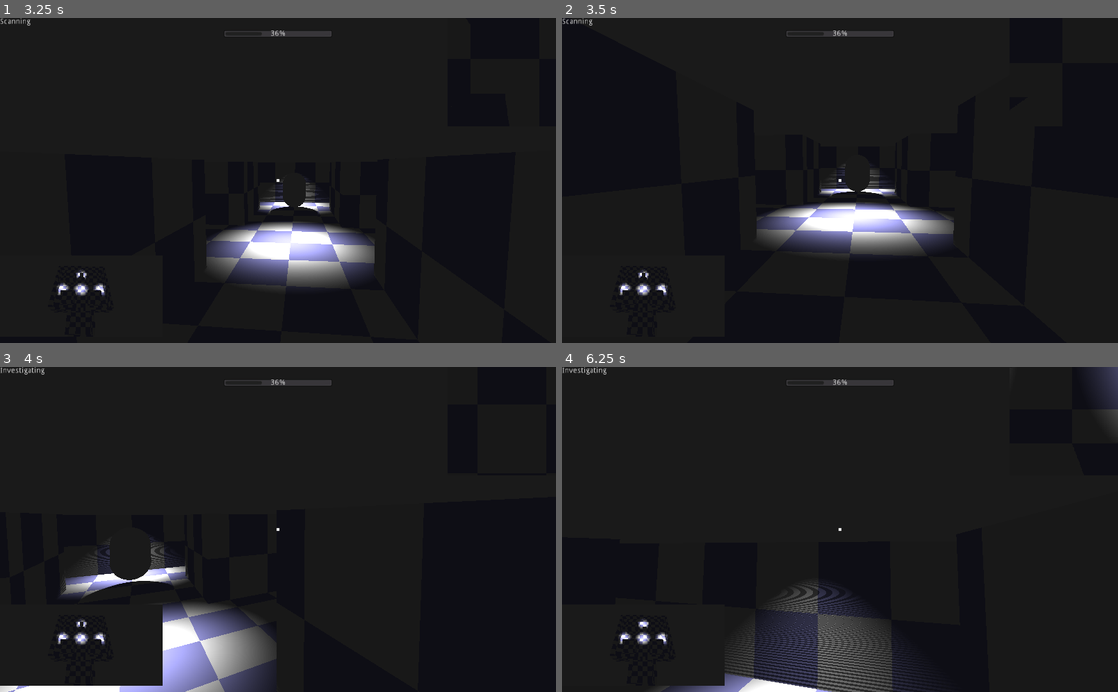
Above: before the commit, frames 1-4 (two rows, left to right).
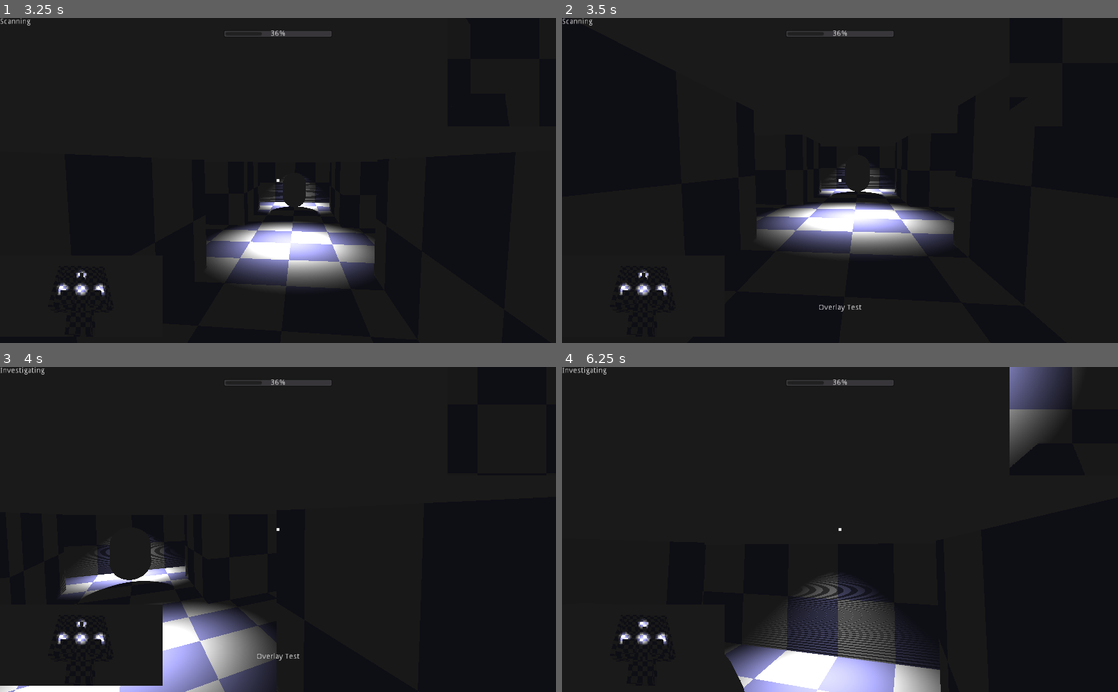
Above: after the commit, the same moments.

Repository: anthonyfinch/LD51
Game: Godot game, scene res://levels/TestLevel1.tscn
Two runs of this game, one before a commit and one after it. Both use one fixed random seed, a clock stepped at 60 frames per second and the inputs below.
Inputs (mouse positions are in pixels of both pictures, inside the frame that each line leads up to):
- Up to frame 1 (3.25 s): tap Enter at 0.5 s; move the mouse to (305, 180) at 0.52 s; hold W (forward) from 0.53 s (still down); tap Space (jump) at 0.6, 0.77, 1.07, 1.35, 1.52, 1.82, 2.1, 2.85, 3.02 s; move the mouse to (250, 180) at 1.27 s; move the mouse to (289, 174) at 2.02 s; move the mouse to (272, 187) at 2.77 s
- Up to frame 2 (3.5 s): keep holding W (forward); tap Space (jump) at 3.32 s
- Up to frame 3 (4 s): keep holding W (forward); move the mouse to (316, 532) at 3.52 s; tap Space (jump) at 3.6, 3.77 s
- Up to frame 4 (6.25 s): tap Space (jump) at 4.07, 4.35, 4.52, 4.82, 5.1, 5.85, 6.02 s; move the mouse to (795, 526) at 4.27 s; move the mouse to (845, 529) at 5.02 s; move the mouse to (817, 523) at 5.77 s; release W (forward) at 5.78 s; hold D (right) from 5.78 s (still down)

Frame 1 is identical in both runs. In frame 2, less than 0.1% of the frame differs, in the area x 46-54%, y 88-91%; in frame 3, less than 0.1%; in frame 4, 9.7%, in the area x 15-100%, y 0-100%.

Commit message:
text triggers (overlay and paused variants)

Diff:
--- /dev/null
+++ b/level_components/TextTrigger.gd
@@ -0,0 +1,23 @@
+extends Area
+
+enum TriggerType {
+	PausedText,
+	OverlayText
+}
+
+export (String, MULTILINE) var message = "TEST MESSAGE"
+export (TriggerType) var type = TriggerType.PausedText
+
+var _triggered = false
+
+func _ready():
+	connect("body_entered", self, "_trigger_text")
+
+func _trigger_text(body):
+	if not _triggered:
+		_triggered = true
+		if body is Player:
+			if type == TriggerType.PausedText:
+				body.trigger_paused_text(message)
+			elif type == TriggerType.OverlayText:
+				body.trigger_overlay_text(message)
--- /dev/null
+++ b/level_components/TextTrigger.tscn
@@ -0,0 +1,9 @@
+[gd_scene load_steps=2 format=2]
+
+[ext_resource path="res://level_components/TextTrigger.gd" type="Script" id=1]
+
+[node name="TextTrigger1" type="Area"]
+transform = Transform( 1, 0, 0, 0, 1, 0, 0, 0, 1, -0.0129433, 0.040871, 0.0149717 )
+collision_layer = 0
+collision_mask = 2
+script = ExtResource( 1 )
--- a/levels/TestLevel1.tscn
+++ b/levels/TestLevel1.tscn
@@ -8,6 +8,7 @@
 [ext_resource path="res://player/Player.tscn" type="PackedScene" id=6]
 [ext_resource path="res://Environment.tres" type="Environment" id=7]
 [ext_resource path="res://ui/cursor.png" type="Texture" id=8]
+[ext_resource path="res://level_components/TextTrigger.tscn" type="PackedScene" id=9]
 
 [sub_resource type="NavigationMesh" id=21]
 vertices = PoolVector3Array( 6.25, 0.5, -10.75, 6.25, 0.5, -9.5, 6.75, 0.5, -10, 18.75, 0.5, -10, 19.75, 0.5, -10, 19.7 …(2363 unchanged characters)…
@@ -83,6 +84,9 @@
 
 [sub_resource type="ConvexPolygonShape" id=44]
 points = PoolVector3Array( 7, 4, -9, 7, -1, -9, 13, -1, -9, 13, 4, -9, 7, 4, -3, 7, -1, -3, 13, -1, -3, 13, 4, -3 )
+
+[sub_resource type="BoxShape" id=45]
+extents = Vector3( 1.49937, 1, 1.43727 )
 
 [node name="Spatial" type="Spatial"]
 
@@ -275,3 +279,19 @@
 [node name="SpotLight" type="SpotLight" parent="."]
 transform = Transform( 1, 0, 0, 0, -4.37114e-08, 1, 0, -1, -4.37114e-08, 0, 3.23889, 0 )
 visible = false
+
+[node name="TextTrigger1" parent="." instance=ExtResource( 9 )]
+transform = Transform( 1, 0, 0, 0, 1, 0, 0, 0, 1, 7.56303, 0.040871, 10.4849 )
+
+[node name="CollisionShape" type="CollisionShape" parent="TextTrigger1"]
+transform = Transform( 1, 0, 0, 0, 1, 0, 0, 0, 1, 0, 1.00031, 0 )
+shape = SubResource( 45 )
+
+[node name="TextTrigger2" parent="." instance=ExtResource( 9 )]
+transform = Transform( 1, 0, 0, 0, 1, 0, 0, 0, 1, 7.46274, 0.040871, 0.0149717 )
+message = "Overlay Test"
+type = 1
+
+[node name="CollisionShape" type="CollisionShape" parent="TextTrigger2"]
+transform = Transform( 1, 0, 0, 0, 1, 0, 0, 0, 1, 0, 1.00031, 0 )
+shape = SubResource( 45 )
--- a/player/Player.gd
+++ b/player/Player.gd
@@ -24,6 +24,12 @@
 onready var overlay : ColorRect = $UI/Overlay
 onready var pause_screen : Control = $UI/PauseScreen
 onready var resume_button : Button = $UI/PauseScreen/VBoxContainer/ResumeButton
+onready var paused_text_screen : Control = $UI/PausedTextScreen
+onready var paused_text_resume_button : Button = $UI/PausedTextScreen/VBoxContainer/ResumeButton
+onready var paused_text : Label = $UI/PausedTextScreen/VBoxContainer/Label
+onready var overlay_text : Control = $UI/OverlayText
+onready var overlay_text_label : Label = $UI/OverlayText/Label
+onready var overlay_text_timer : Timer = $OverlayTextTimer
 
 var dir = Vector3()
 var vel = Vector3()
@@ -33,6 +39,8 @@
 	Input.set_mouse_mode(Input.MOUSE_MODE_CAPTURED)
 	visi_timer.connect("timeout", self, "_update_visibility")
 	resume_button.connect("pressed", self, "_toggle_pause")
+	paused_text_resume_button.connect("pressed", self, "_toggle_pause")
+	overlay_text_timer.connect("timeout", self, "_hide_overlay_text")
 	_update_visibility()
 
 func _update_visibility():
@@ -52,32 +60,34 @@
 
 func _physics_process(delta):
 	_process_input(delta)
-	_process_movement(delta)
+	if not GameState.paused:
+		_process_movement(delta)
 
 func _process_input(_delta):
 
-	dir = Vector3()
-	var cam_xform = camera.get_global_transform()
+	if not GameState.paused:
+		dir = Vector3()
+		var cam_xform = camera.get_global_transform()
 
-	var input_movement_vector = Vector2()
+		var input_movement_vector = Vector2()
 
-	if Input.is_action_pressed("forward"):
-		input_movement_vector.y += 1
-	if Input.is_action_pressed("back"):
-		input_movement_vector.y -= 1
-	if Input.is_action_pressed("left"):
-		input_movement_vector.x -= 1
-	if Input.is_action_pressed("right"):
-		input_movement_vector.x += 1
+		if Input.is_action_pressed("forward"):
+			input_movement_vector.y += 1
+		if Input.is_action_pressed("back"):
+			input_movement_vector.y -= 1
+		if Input.is_action_pressed("left"):
+			input_movement_vector.x -= 1
+		if Input.is_action_pressed("right"):
+			input_movement_vector.x += 1
 
-	input_movement_vector = input_movement_vector.normalized()
+		input_movement_vector = input_movement_vector.normalized()
 
-	dir += -cam_xform.basis.z * input_movement_vector.y
-	dir += cam_xform.basis.x * input_movement_vector.x
+		dir += -cam_xform.basis.z * input_movement_vector.y
+		dir += cam_xform.basis.x * input_movement_vector.x
 
-	if is_on_floor():
-		if Input.is_action_just_pressed("jump"):
-			vel.y = jump_speed
+		if is_on_floor():
+			if Input.is_action_just_pressed("jump"):
+				vel.y = jump_speed
 
 	if Input.is_action_just_pressed("ui_cancel"):
 		_toggle_pause()
@@ -87,6 +97,7 @@
 		Input.set_mouse_mode(Input.MOUSE_MODE_CAPTURED)
 		overlay.visible = false
 		pause_screen.visible = false
+		paused_text_screen.visible = false
 		GameState.paused = false
 	else:
 		Input.set_mouse_mode(Input.MOUSE_MODE_VISIBLE)
@@ -128,3 +139,18 @@
 		var camera_rot = pivot.rotation_degrees
 		camera_rot.x = clamp(camera_rot.x, -70, 70)
 		pivot.rotation_degrees = camera_rot
+
+func _hide_overlay_text():
+	overlay_text.visible = false
+
+func trigger_paused_text(text):
+	Input.set_mouse_mode(Input.MOUSE_MODE_VISIBLE)
+	paused_text.text = text
+	overlay.visible = true
+	paused_text_screen.visible = true
+	GameState.paused = true
+
+func trigger_overlay_text(text):
+	overlay_text_label.text = text
+	overlay_text.visible = true
+	overlay_text_timer.start()
--- a/player/Player.tscn
+++ b/player/Player.tscn
@@ -94,3 +94,51 @@
 margin_right = 500.0
 margin_bottom = 38.0
 text = "Resume"
+
+[node name="PausedTextScreen" type="Control" parent="UI"]
+visible = false
+anchor_right = 1.0
+anchor_bottom = 1.0
+
+[node name="VBoxContainer" type="VBoxContainer" parent="UI/PausedTextScreen"]
+anchor_left = 0.5
+anchor_top = 0.5
+anchor_right = 0.5
+anchor_bottom = 0.5
+margin_left = -250.0
+margin_top = -225.0
+margin_right = 250.0
+margin_bottom = 225.0
+rect_min_size = Vector2( 500, 450 )
+
+[node name="Label" type="Label" parent="UI/PausedTextScreen/VBoxContainer"]
+margin_right = 500.0
+margin_bottom = 65.0
+text = "Lots and lots of text
+
+Here we go.....
+"
+
+[node name="ResumeButton" type="Button" parent="UI/PausedTextScreen/VBoxContainer"]
+margin_top = 69.0
+margin_right = 500.0
+margin_bottom = 89.0
+text = "Resume"
+
+[node name="OverlayText" type="Control" parent="UI"]
+visible = false
+anchor_right = 1.0
+anchor_bottom = 1.0
+
+[node name="Label" type="Label" parent="UI/OverlayText"]
+anchor_top = 1.0
+anchor_right = 1.0
+anchor_bottom = 1.0
+margin_top = -72.0
+margin_bottom = -58.0
+text = "Overlay Text"
+align = 1
+
+[node name="OverlayTextTimer" type="Timer" parent="."]
+wait_time = 2.0
+one_shot = true
Not shown: 1 places in levels/TestLevel1.tscn that only renumber resources
